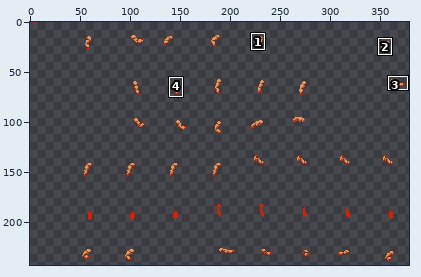
File history of a sprite sheet, items/armors/unsung/UnsungEnglishGentlemanSuit/FSleeve.png. Above: a wide view before the commit, with the close-up outlined.
Close-up. Old version:
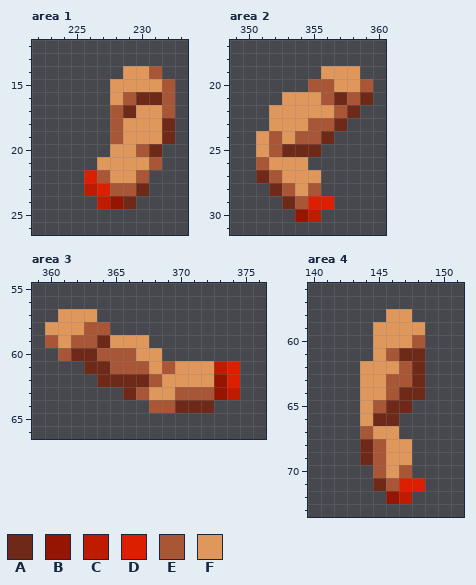
The file is 387x301 pixels. Shown: area 1: x 222..233, y 12..26; area 2: x 349..360, y 17..31; area 3: x 359..376, y 55..66; area 4: x 140..151, y 56..73. The wide view leaves out empty margins. The commit also changed other parts of the picture, which this record leaves out.
Palette (. is transparent): A #6f2919  B #951500  C #be1b00  D #dc1f00  E #a85636  F #e0975c
After the commit:
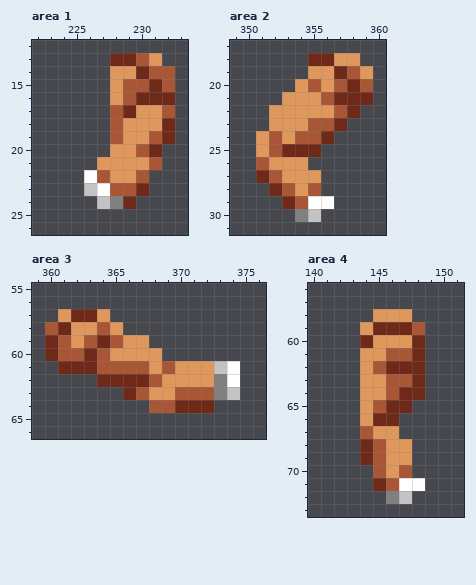
Difference:
colour B: #951500 -> #808080
colour C: #be1b00 -> #c3c3c3
colour D: #dc1f00 -> #ffffff
Area 1:
y 13: x 228..231 .... -> AAEF
y 14: x 228 . -> F; x 230 F -> A; x 232 . -> E
y 15: x 229..231 FFF -> EEA
y 16: x 232 E -> A
y 19: x 231 F -> E
Area 2:
y 18: x 355..358 .... -> AAFF
y 19: x 355 . -> F; x 357..359 FF. -> AEF
y 20: x 354 . -> F; x 356..358 EFF -> FEA
y 21: x 358 E -> A
Area 3:
y 57: x 362..364 FF. -> AAF
y 58: x 360..361 FF -> EA; x 363 E -> F; x 365 . -> F
y 59: x 360..362 EFE -> AEF; x 365 F -> E
y 60: x 360 . -> A; x 362 A -> E; x 365..366 EE -> FF
y 61: x 361..362 .. -> AA; x 364 A -> E
Area 4:
y 58: x 145 . -> F
y 59: x 144..148 .FFFF -> FAAAE
y 60: x 144 . -> A; x 148 E -> A
y 61: x 144 . -> F; x 147 A -> E
y 62: x 145..147 FFE -> EAA
